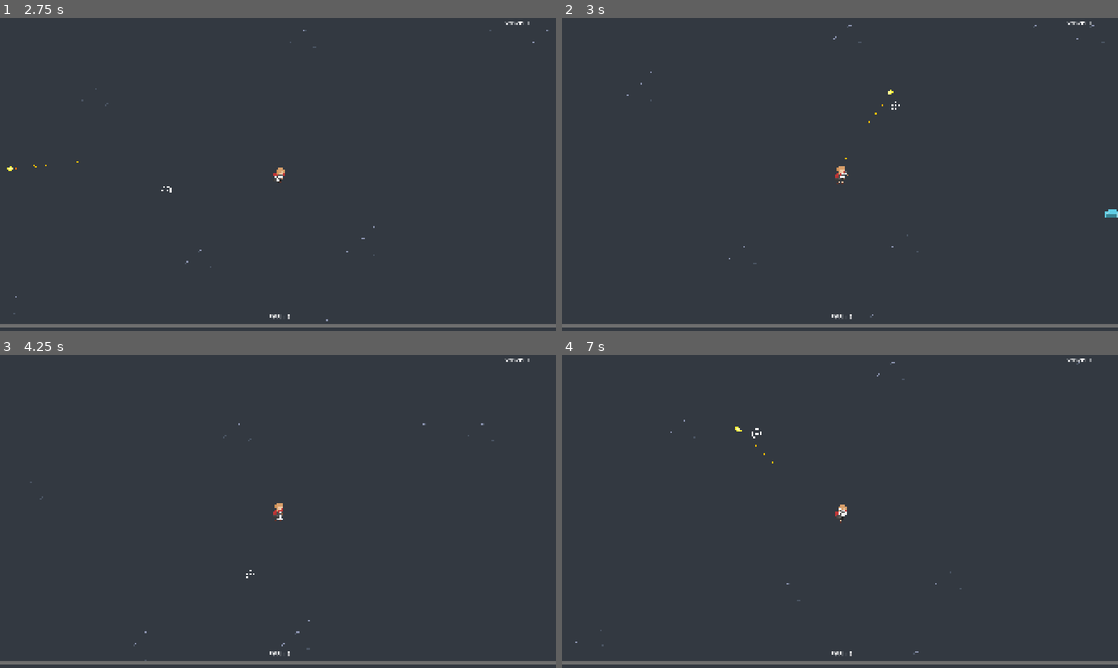
Above: before the commit, frames 1-4 (two rows, left to right).
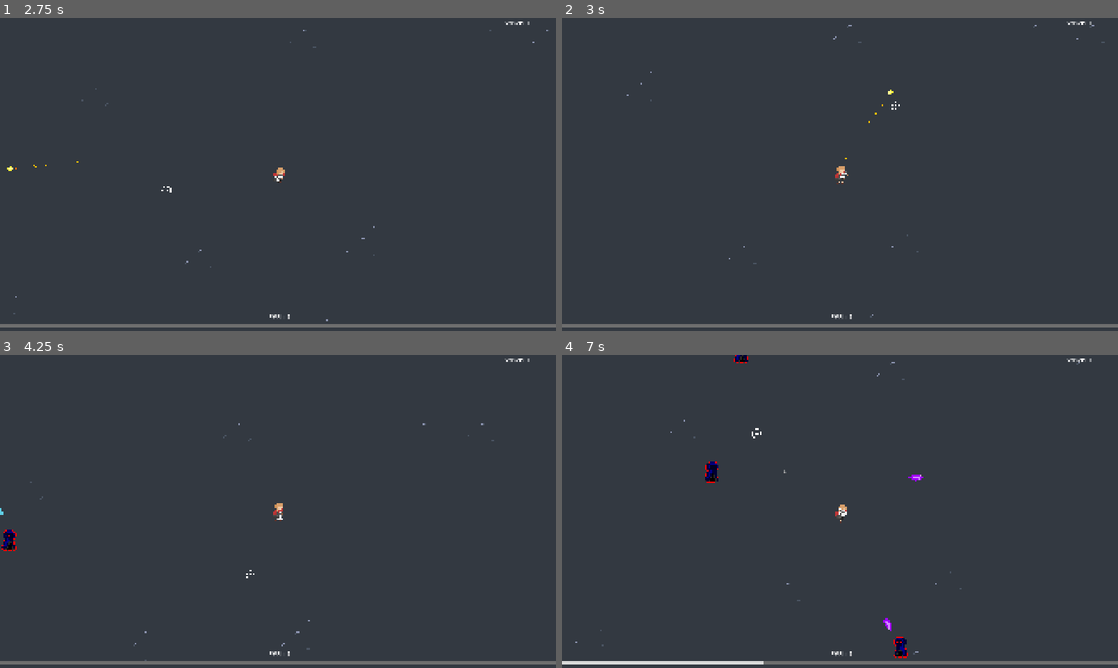
Above: after the commit, the same moments.

Repository: JordanBonfim/Mana-and-Bullets
Game: Godot game, scene res://title_screen/title_screen.tscn
Two runs of this game, one before a commit and one after it. Both use one fixed random seed, a clock stepped at 60 frames per second and the inputs below. Sound files missing from this copy of the repository are replaced by a short silence.
Inputs (mouse positions are in pixels of both pictures, inside the frame that each line leads up to):
- Up to frame 1 (2.75 s): click "Play" at 0.5 s; tap Enter at 1.25 s; move the mouse to (400, 158) at 1.27 s; press the mouse at (400, 158) at 1.28 s; hold Right (ui_right) 1.28-2.03 s; tap 1 at 1.55, 2.1 s; move the mouse to (166, 190) at 2.02 s; release the mouse at (166, 190) at 2.03 s; hold Down (ui_down) from 2.03 s (still down); click (166, 190) at 2.3 s
- Up to frame 2 (3 s): move the mouse to (895, 105) at 2.77 s; release Down (ui_down) at 2.78 s; press the mouse at (895, 105) at 2.78 s; hold Right (ui_right) from 2.78 s (still down)
- Up to frame 3 (4.25 s): tap 1 at 3.05, 3.6 s; tap Space at 3.5 s; move the mouse to (250, 574) at 3.52 s; release Right (ui_right) at 3.53 s; release the mouse at (250, 574) at 3.53 s; hold Up (ui_up) from 3.53 s (still down); click (250, 574) at 3.8 s
- Up to frame 4 (7 s): move the mouse to (1006, 558) at 4.27 s; release Up (ui_up) at 4.28 s; hold Left (ui_left) 4.28-5.78 s; tap 2 at 4.35 s; tap 1 at 4.55, 6.05 s; move the mouse to (673, 464) at 5.02 s; tap 3 at 5.1 s; click (673, 464) at 5.3 s; move the mouse to (867, 511) at 5.77 s; hold Down (ui_down) 5.78-6.53 s; tap 5 at 5.85 s; click (867, 511) at 5.92 s; move the mouse to (756, 433) at 6.52 s; hold Right (ui_right) from 6.53 s (still down); tap 6 at 6.6 s; click (756, 433) at 6.8 s

Frame 1 is identical in both runs. In frame 2, less than 0.1% of the frame differs, in the area x 97-100%, y 61-64%; in frame 3, 0.2%; in frame 4, 0.8%, in the area x 0-65%, y 0-99%.

Commit message:
refactor: create base enemy class to reduce code duplication

Diff:
--- /dev/null
+++ b/Enemy/Enemy.gd
@@ -0,0 +1,111 @@
+class_name Enemy
+extends CharacterBody2D
+
+@export var speed: float = 200
+
+var Player: Node2D
+var direction: Vector2 = Vector2.ZERO
+var is_facing_left: bool = false
+
+#region ENEMY STATS
+
+@export var base_max_hp: float = 20
+@export var base_damage_to_player: float = 10
+@export var base_xp_drop: float = 10
+
+var hp: float
+var max_hp: float
+var damage_to_player: float
+var xp_drop: float
+
+@export var growth_factor: float = 1
+@export var quadratic_multiplier: float = 0.22
+@export var wave_number: int = 1
+
+#endregion
+
+@onready var sprite_2d: Sprite2D = $Sprite2D
+@onready var hurt_box: CollisionShape2D = $Area2D/Hurt_box
+@onready var hit_flash_animation: AnimationPlayer = $HitFlashAnimation
+@onready var animation_player: AnimationPlayer = $AnimationPlayer
+
+
+func _ready() -> void:
+	animation_player.play("walk")
+	calculate_stats()
+	spawn_around_player()
+
+
+func calculate_stats() -> void:
+	if wave_number <= 1:
+		max_hp = base_max_hp
+		hp = max_hp
+		damage_to_player = base_damage_to_player
+		xp_drop = base_xp_drop
+		return
+
+	var multiplier = pow(wave_number, 2) * pow(growth_factor, wave_number - 1) * quadratic_multiplier
+
+	max_hp = base_max_hp * multiplier
+	hp = max_hp
+	damage_to_player = base_damage_to_player * multiplier
+	xp_drop = base_xp_drop * multiplier * ((quadratic_multiplier - 0.1) / quadratic_multiplier)
+
+
+func spawn_around_player() -> void:
+	var half = get_viewport().get_visible_rect().size / 2
+	var radius = half.length()
+	var angle = randf_range(0, TAU)
+
+	global_position = Player.global_position + Vector2(
+		cos(angle),
+		sin(angle)
+	) * radius
+
+
+func _physics_process(delta: float) -> void:
+	move_towards_player()
+
+
+func move_towards_player() -> void:
+	if abs(Player.global_position.x - global_position.x) > 5:
+		direction = (Player.global_position - global_position).normalized()
+
+	update_facing_direction()
+
+	velocity = direction * speed
+	move_and_slide()
+
+
+func update_facing_direction() -> void:
+	if Player.global_position.x > global_position.x and is_facing_left:
+		scale.x = -scale.x
+		is_facing_left = false
+
+	elif Player.global_position.x < global_position.x and not is_facing_left:
+		scale.x = -scale.x
+		is_facing_left = true
+
+
+func take_damage(damage: float) -> void:
+	hp -= damage
+	hit_flash_animation.play("hit")
+
+	if hp <= 0:
+		die()
+
+
+func die() -> void:
+	hurt_box.set_deferred("disabled", true)
+	sprite_2d.visible = false
+
+	Messages.add_xp.emit(xp_drop)
+	queue_free()
+
+
+#func walk() -> void:
+	#animation_player.play("walk")
+
+func _on_area_2d_area_entered(area: Area2D) -> void:
+	if area.get_parent().has_method("get_damage"):
+		take_damage(area.get_parent().get_damage())
--- a/Enemy/cyan_slime/cyan_slime.gd
+++ b/Enemy/cyan_slime/cyan_slime.gd
@@ -1,127 +1,27 @@
-extends CharacterBody2D
+extends Enemy
+
+func _ready() -> void:
+	base_max_hp = 10
+	base_damage_to_player = 5
+	base_xp_drop = 10
+
+	super._ready()
 
 
+func _on_player_detector_body_entered(body: Node2D) -> void:
+	Player.set_player_health(Player.hp - damage_to_player)
 
-var Player: Node2D
-var direction: Vector2 = Vector2.ZERO
-var is_facing_left:bool = false
-
-
-#region ENEMY STATS
-
-const speed = 200
-
-# base stats, updataded inside on_ready function
-var base_max_hp: float = 10
-var base_damage_to_player: float = 5
-var base_xp_drop: float = 10
-
-var hp: float = base_max_hp
-var max_hp: float = base_max_hp
-var damage_to_player: float = base_damage_to_player
-var xp_drop: float = base_xp_drop
-
-@export var growth_factor: float = 1
-@export var quadratic_multiplier: float = 0.22
-@export var wave_number : int = 1
-#endregion
-
-var random = RandomNumberGenerator.new()
-
-@onready var death_soundplayer: AudioStreamPlayer = $death_soundplayer
-@onready var hurt_box: CollisionShape2D = $Area2D/hurt_box
-@onready var sprite_2d: Sprite2D = $Sprite2D
-@onready var area_2d: Area2D = $Area2D
-@onready var hit_flash_animation: AnimationPlayer = $HitFlashAnimation
-
-
-func _ready() -> void:
-	$AnimationPlayer.play("walk")
-	random.randomize()
-
-	var half = get_viewport().get_visible_rect().size / 2
-
-	var raio:int = sqrt(pow(half.x,2)+pow(half.y,2))
-	var angulo:int = random.randi() % 360
-
-	global_position = Player.global_position + Vector2(
-	cos(angulo),
-	sin(angulo)
-	) * raio
-
-	if(wave_number>1):
-		max_hp = base_max_hp * pow(wave_number,2) * pow(growth_factor, wave_number - 1) * quadratic_multiplier
-		hp = max_hp
-		damage_to_player = base_damage_to_player * pow(wave_number,2) * pow(growth_factor, wave_number - 1) * quadratic_multiplier
-		xp_drop = base_xp_drop * pow(wave_number,2) * pow(growth_factor, wave_number - 1) * (quadratic_multiplier - 0.1)
-	print("--- SLIME SPAWNED ---")
-	print("Wave: ", wave_number)
-	print("HP: ", hp, "/", max_hp)
-	print("Damage: ", damage_to_player)
-	print("XP Drop: ", xp_drop)
-	print("---------------------")
-func _unhandled_input(event):
-	if event is InputEventKey and event.pressed:
-		#cheatcode
-		if event.keycode == KEY_1:
-			queue_free()
-
-func _physics_process(delta: float) -> void:
-
-	#if $AnimationPlayer.current_animation == "Punch":
-	#	return
-
-	if $AnimationPlayer.current_animation == "walk":
-		if abs(Player.global_position.x - global_position.x) > 5:
-			direction = (Player.global_position - global_position).normalized()
-	#		if im looking to the left and Player is on the right side
-			if Player.global_position.x > global_position.x && is_facing_left:
-				scale.x = -scale.x
-				is_facing_left = false
-	#		if im looking to the right and Player is on the left side
-			elif Player.global_position.x < global_position.x && not is_facing_left:
-				scale.x = -scale.x
-				is_facing_left = true
-		velocity = direction * speed
-
-		move_and_slide()
-
-
-func hit() -> void:
-	$AttackDetector.monitoring = true
-
-func end_of_hit() -> void:
-	$AttackDetector.monitoring = false
-
-func walk () -> void :
-	$AnimationPlayer.play("walk")
-
-func _on_player_detector_body_entered(body: Node2D) -> void:
-	#$AnimationPlayer.play("punch")
-	#print("relou no player")
-	Player.set_player_health(Player.hp-damage_to_player)
 
 func _on_attack_detector_body_entered(body: Node2D) -> void:
 	get_tree().reload_current_scene()
 
-# FUNÇÃO PRA QUANDO O TIRO ATINGE O INIMIGO
-func _on_area_2d_area_entered(area: Area2D) -> void:
 
-	if(area.get_parent().has_method("get_damage")):
+func die() -> void:
+	hurt_box.set_deferred("disabled", true)
+	sprite_2d.visible = false
 
-		var node = area.get_parent() as Node
-		hp -= node.get_damage()
+	$death_soundplayer.play()
+	Messages.add_xp.emit(xp_drop)
 
-		hit_flash_animation.play("hit")
-
-		if(hp<=0):
-			hurt_box.set_deferred("disabled", true)
-			sprite_2d.visible = false
-			death_soundplayer.play()
-			Messages.add_xp.emit(xp_drop)
-			await death_soundplayer.finished
-			queue_free()
-		#print("enemy hp:",hp)
-
-# @onready var hurt_box: CollisionShape2D = $Area2D/hurt_box
-# @onready var sprite_2d: Sprite2D = $Sprite2D
+	await $death_soundplayer.finished
+	queue_free()
--- a/Enemy/cyan_slime/cyan_slime.tscn
+++ b/Enemy/cyan_slime/cyan_slime.tscn
@@ -70,7 +70,7 @@
 
 [sub_resource type="Animation" id="Animation_fmjot"]
 resource_name = "hit"
-length = 0.19999999999999998
+length = 0.2
 step = 0.1
 tracks/0/type = "value"
 tracks/0/imported = false
@@ -114,7 +114,7 @@
 collision_layer = 4
 collision_mask = 40
 
-[node name="hurt_box" type="CollisionShape2D" parent="Area2D" unique_id=1403552380]
+[node name="Hurt_box" type="CollisionShape2D" parent="Area2D" unique_id=1403552380]
 position = Vector2(0, 3)
 shape = SubResource("RectangleShape2D_sjk5h")
 
--- a/Enemy/ultra_mage/mage_projectile.gd
+++ b/Enemy/ultra_mage/mage_projectile.gd
@@ -38,7 +38,6 @@
 
 
 func _on_hurt_box_body_entered(body: Node2D) -> void:
-	print(body.get_parent())
 
 	#var smoke = smokeScene.instantiate() as GPUParticles2D
 	#get_parent().add_child(smoke)
--- a/Enemy/ultra_mage/ultra_mage.gd
+++ b/Enemy/ultra_mage/ultra_mage.gd
@@ -1,142 +1,42 @@
-extends CharacterBody2D
+extends Enemy
 
-const speed = 200
+const MAGE_PROJECTILE = preload("uid://c3cb5sedl8gx5")
 
-var Player: Node2D
-var direction: Vector2 = Vector2.ZERO
-var is_facing_left:bool = false
-
-
-#region ENEMY STATS
-# base stats, updataded inside on_ready function
-var base_max_hp: float = 20
-var base_damage_to_player: float = 20
-var base_xp_drop: float = 15
-
-var hp: float = base_max_hp
-var max_hp: float = base_max_hp
-var damage_to_player: float = base_damage_to_player
-var xp_drop: float = base_xp_drop
-
-var firing_cooldown: float = 1.4 # in seconds
-
-@export var growth_factor: float = 1
-@export var quadratic_multiplier: float = 0.22
-@export var wave_number : int = 1
-#endregion
-
-var random = RandomNumberGenerator.new()
-@onready var sprite_2d: Sprite2D = $Sprite2D
-@onready var hurt_box: CollisionShape2D = $Area2D/Hurt_box
-
-@export var player_in_range: bool = false
+var player_in_range: bool = false
 var ready_to_fire: bool = true
 
 @onready var firing_timer: Timer = $firing_timer
 @onready var marker_2d: Marker2D = $Marker2D
-@onready var hit_flash_animation: AnimationPlayer = $HitFlashAnimation
 
-var original_color: Color
-const MAGE_PROJECTILE = preload("uid://c3cb5sedl8gx5")
 
 func _ready() -> void:
-	original_color = sprite_2d.modulate
-	$AnimationPlayer.play("walk")
-	random.randomize()
+	base_max_hp = 20
+	base_damage_to_player = 20
+	base_xp_drop = 15
 
-	var half = get_viewport().get_visible_rect().size / 2
-
-	var raio:int = sqrt(pow(half.x,2)+pow(half.y,2))
-	var angulo:int = random.randi() % 360
-	#print("Angulo:", angulo)
-
-	global_position = Player.global_position + Vector2(
-	cos(angulo),
-	sin(angulo)
-	) * raio
-
-	max_hp = hp * pow(wave_number,2) * pow(growth_factor, wave_number - 1) * quadratic_multiplier
-	hp = max_hp
-	damage_to_player = damage_to_player * pow(wave_number,2) * pow(growth_factor, wave_number - 1) * quadratic_multiplier
-	xp_drop = xp_drop * pow(wave_number,2) * pow(growth_factor, wave_number - 1) * (quadratic_multiplier - 0.1)
+	super._ready()
 
 
-	#print("--- ULTRA MAGE SPAWNED ---")
-	#print("Wave: ", wave_number)
-	#print("HP: ", hp, "/", max_hp)
-	#print("Damage: ", damage_to_player)
-	#print("XP Drop: ", xp_drop)
-	#print("---------------------")
-
-func _unhandled_input(event):
-	if event is InputEventKey and event.pressed:
-
-		if event.keycode == KEY_1:
-			queue_free()
-
 func _physics_process(delta: float) -> void:
-
-	#if $AnimationPlayer.current_animation == "Punch":
-	#	return
-
-	#if $AnimationPlayer.current_animation == "walk":
-
-	if(not player_in_range):
-		if abs(Player.global_position.x - global_position.x) > 5:
-			direction = (Player.global_position - global_position).normalized()
-
-	#		if im looking to the left and Player is on the right side
-			if Player.global_position.x > global_position.x && is_facing_left:
-				scale.x = -scale.x
-				is_facing_left = false
-	#		if im looking to the right and Player is on the left side
-			elif Player.global_position.x < global_position.x && not is_facing_left:
-				scale.x = -scale.x
-				is_facing_left = true
-		velocity = direction * speed
-		move_and_slide()
-	else:
-
-		if(ready_to_fire):
-			var direction_to_player = (Player.global_position - marker_2d.global_position).normalized()
-			firing_timer.start()
-			ready_to_fire = false
-
-			var projectile_instance = MAGE_PROJECTILE.instantiate()
-			projectile_instance.global_position = marker_2d.global_position
-			projectile_instance.rotation = direction_to_player.angle()
-			get_tree().root.add_child(projectile_instance)
+	if not player_in_range:
+		move_towards_player()
+	elif ready_to_fire:
+		fire_projectile()
 
 
+func fire_projectile() -> void:
+	var direction_to_player = (
+		Player.global_position - marker_2d.global_position
+	).normalized()
 
-func hit() -> void:
-	$AttackDetector.monitoring = true
+	firing_timer.start()
+	ready_to_fire = false
 
-func end_of_hit() -> void:
-	$AttackDetector.monitoring = false
+	var projectile = MAGE_PROJECTILE.instantiate()
+	projectile.global_position = marker_2d.global_position
+	projectile.rotation = direction_to_player.angle()
 
-func walk () -> void :
-	$AnimationPlayer.play("walk")
-
-
-# FUNÇÃO PRA QUANDO O TIRO ATINGE O INIMIGO
-func _on_area_2d_area_entered(area: Area2D) -> void:
-	if(area.get_parent().has_method("get_damage")):
-		var node = area.get_parent() as Node
-		hp -= node.get_damage()
-
-
-		hit_flash_animation.play("hit")
-
-
-		if(hp<=0):
-			hurt_box.disabled = true
-			sprite_2d.visible = false
-			# ver se esse vai ter
-			#death_soundplayer.play()
-			Messages.add_xp.emit(xp_drop)
-			#await death_soundplayer.finished
-			queue_free()
+	get_tree().root.add_child(projectile)
 
 
 func _on_fire_range_area_entered(area: Area2D) -> void:
@@ -149,9 +49,7 @@
 
 func _on_firing_timer_timeout() -> void:
 	ready_to_fire = true
-	pass # Replace with function body.
 
-# Fire rate
-func set_fire_cooldown(ammount: float) -> void:
-	firing_timer.wait_time = firing_timer.wait_time - (firing_timer.wait_time*ammount/100)
-	print("time cooldown down to: ", firing_timer.wait_time)
+
+func set_fire_cooldown(amount: float) -> void:
+	firing_timer.wait_time *= (1.0 - amount / 100.0)
Not shown, added: Enemy/Enemy.gd.uid
Not shown, added: export_presets.cfg
